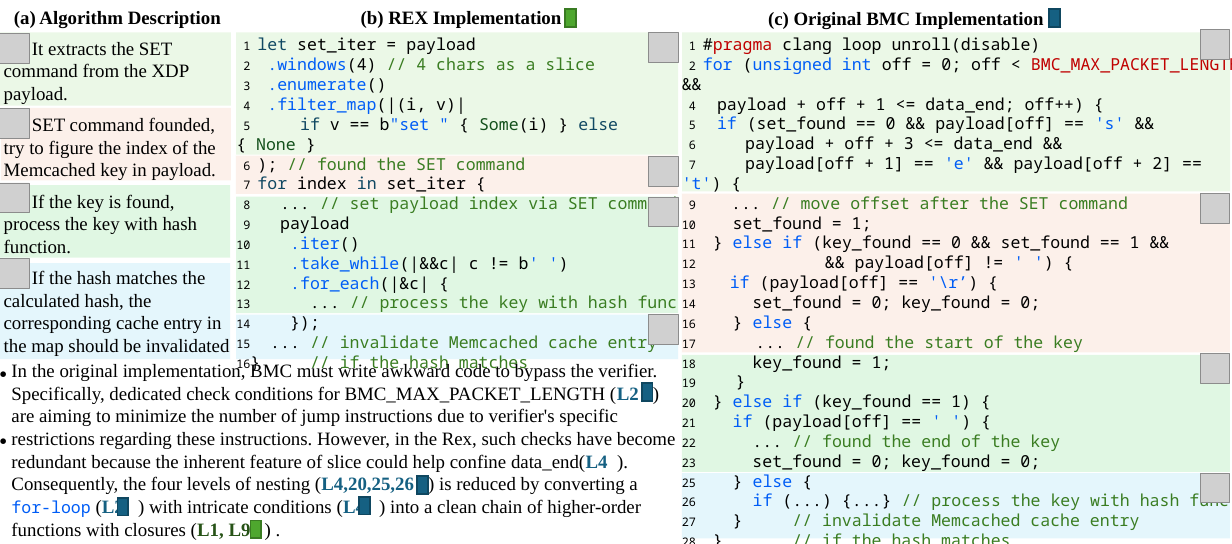
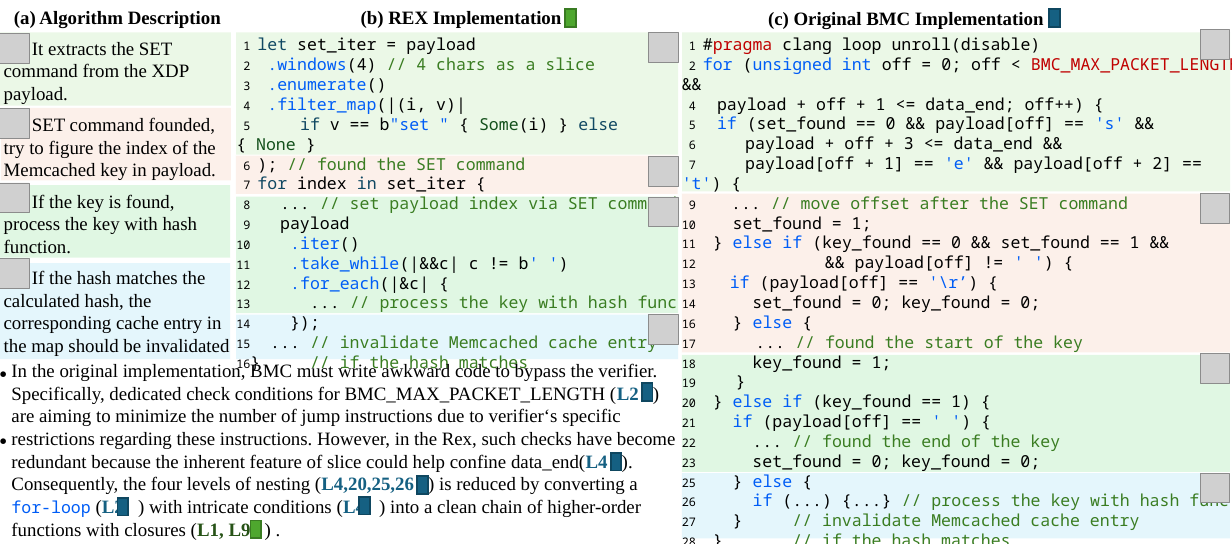
Before and after one commit to upgautamvt/publish-paper, a slide deck: slide 1 of figs/rusty-bmc.pptx. Drawn at 1232x544 pixels with LibreOffice and Linux fonts; fonts in the diff are those of the drawing; grey boxes stand for pictures. Boxes give left, top, right and bottom in pixels: in the first picture for what was removed or moved away, otherwise in the second. Text is boxed around its words. In the diff, an @@ line names an element or a change of style, - is before the commit and + after.

```diff
--- a/figs/rusty-bmc.pptx
+++ b/figs/rusty-bmc.pptx
@@ text at (11,363,676,472): text changed @@
-In the original implementation, BMC must write awkward code to bypass the verifier. Specifically, dedicated check conditions for BMC_MAX_PACKET_LENGTH (L2 ) are aiming to minimize the number of jump instructions due to verifier's specific restrictions regarding these instructions. However, in the Rex, such checks have become redundant because the inherent feature of slice could help confine data_end(L4 ).
+In the original implementation, BMC must write awkward code to bypass the verifier. Specifically, dedicated check conditions for BMC_MAX_PACKET_LENGTH (L2 ) are aiming to minimize the number of jump instructions due to verifier‘s specific restrictions regarding these instructions. However, in the Rex, such checks have become redundant because the inherent feature of slice could help confine data_end(L4 ).
@@ rectangle added at (611,453,622,471), fill #156082, outline #104760 1.5 pt @@
```
Also in this commit, not shown: 1 other file.
